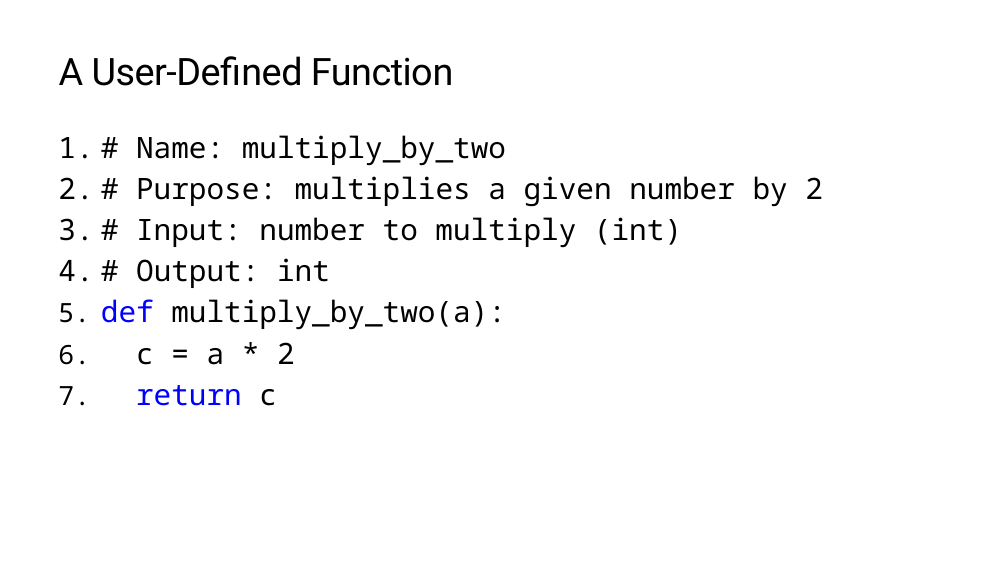
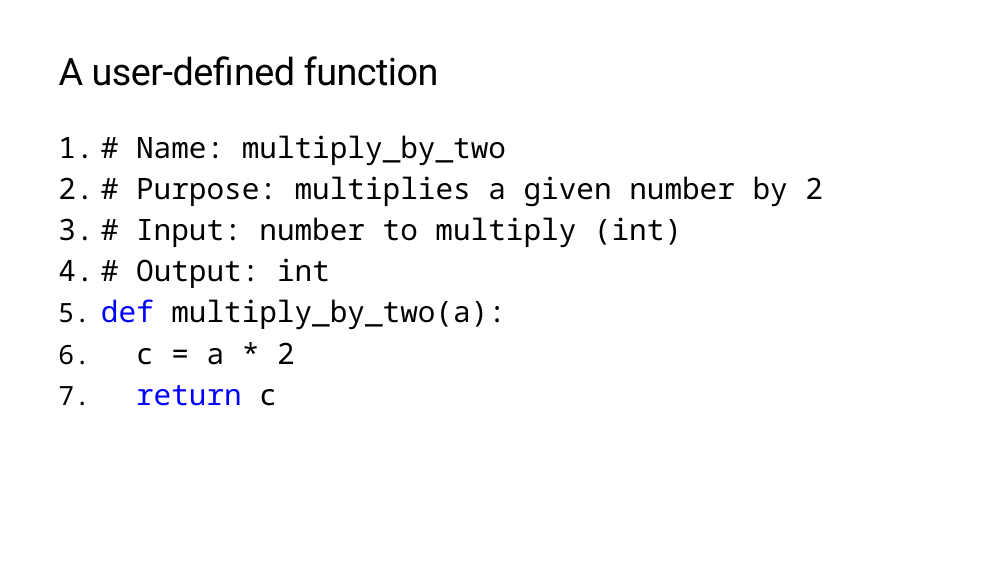
Before and after one commit to TEALSK12/2nd-semester-introduction-to-computer-science, a slide deck: slide 15 of units/3_unit/slidedecks/Intro Python 3.02 TEALS.pptx. Drawn at 1008x567 pixels with LibreOffice and Linux fonts; fonts in the diff are those of the drawing; background and template pictures are left out. Boxes give left, top, right and bottom in pixels: in the first picture for what was removed or moved away, otherwise in the second. Text is boxed around its words. In the diff, an @@ line names an element or a change of style, - is before the commit and + after.

```diff
--- a/units/3_unit/slidedecks/Intro Python 3.02 TEALS.pptx
+++ b/units/3_unit/slidedecks/Intro Python 3.02 TEALS.pptx
@@ title at (59, 56, 439, 86): text changed @@
-A User-Defined Function
+A user-defined function
```
Also in this commit, not shown: 14 other slides changed.
